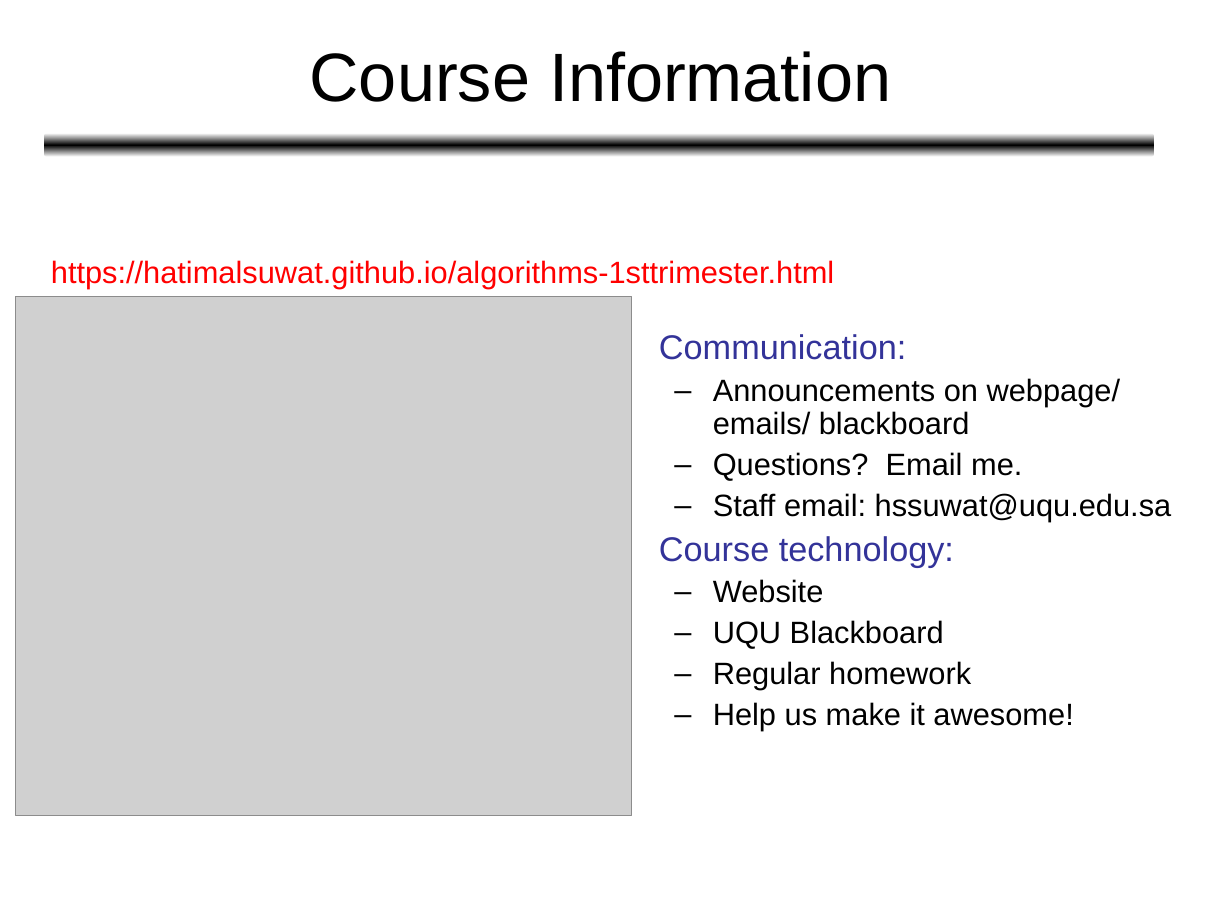
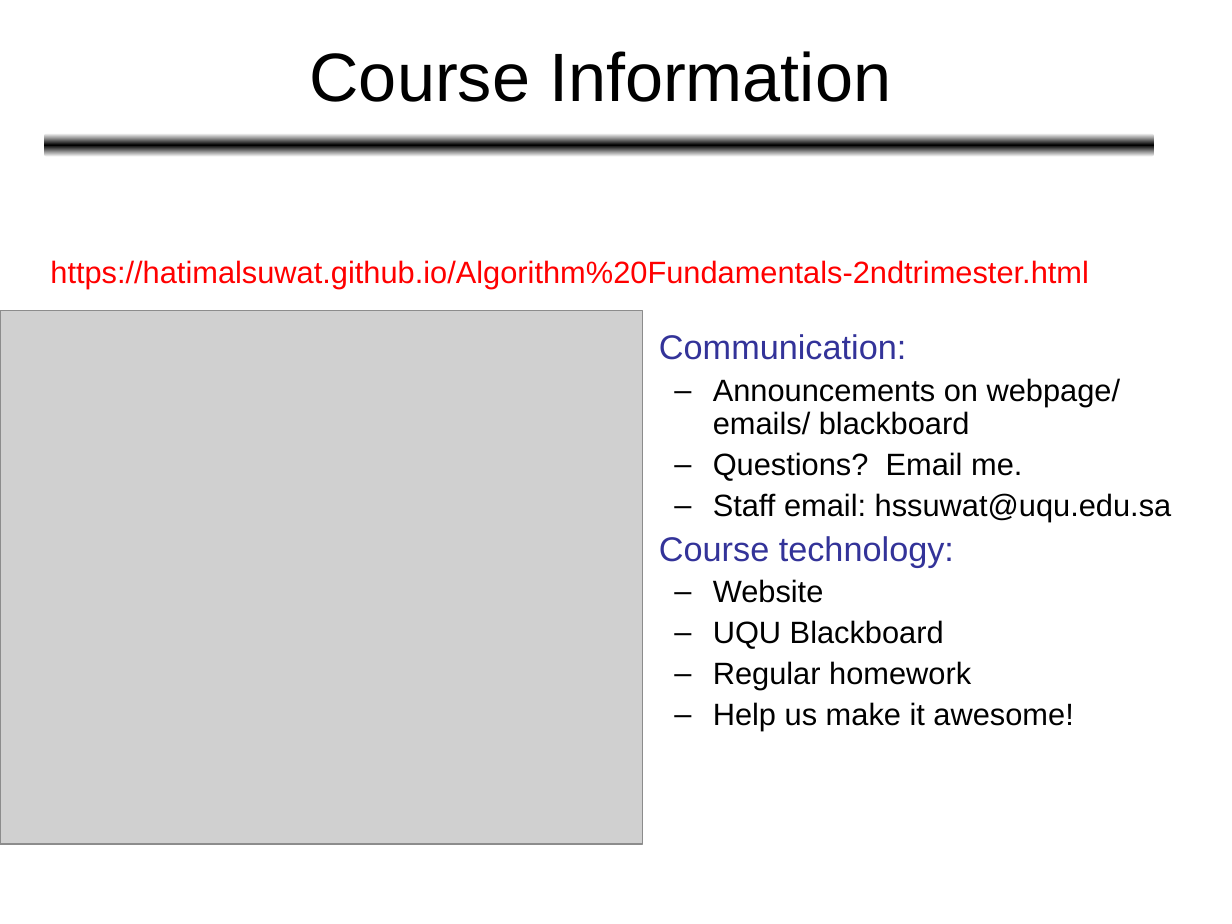
Before and after one commit to HatimAlsuwat/HatimAlsuwat.github.io, a slide deck: slide 2 of algorithms/Lecture 1.ppt. Drawn at 1232x924 pixels with LibreOffice and Linux fonts; fonts in the diff are those of the drawing; grey boxes stand for pictures. Boxes give left, top, right and bottom in pixels: in the first picture for what was removed or moved away, otherwise in the second. Text is boxed around its words. In the diff, an @@ line names an element or a change of style, - is before the commit and + after.

```diff
--- a/algorithms/Lecture 1.ppt
+++ b/algorithms/Lecture 1.ppt
@@ text at box(50, 260, 1089, 289): text changed @@
-https://hatimalsuwat.github.io/algorithms-1sttrimester.html
+https://hatimalsuwat.github.io/Algorithm%20Fundamentals-2ndtrimester.html
@@ picture: place and size @@
-picture at box(16, 296, 632, 814)
+picture at box(0, 310, 642, 844)
```
Also in this commit, not shown: 2 other slides changed, 1 other file.
